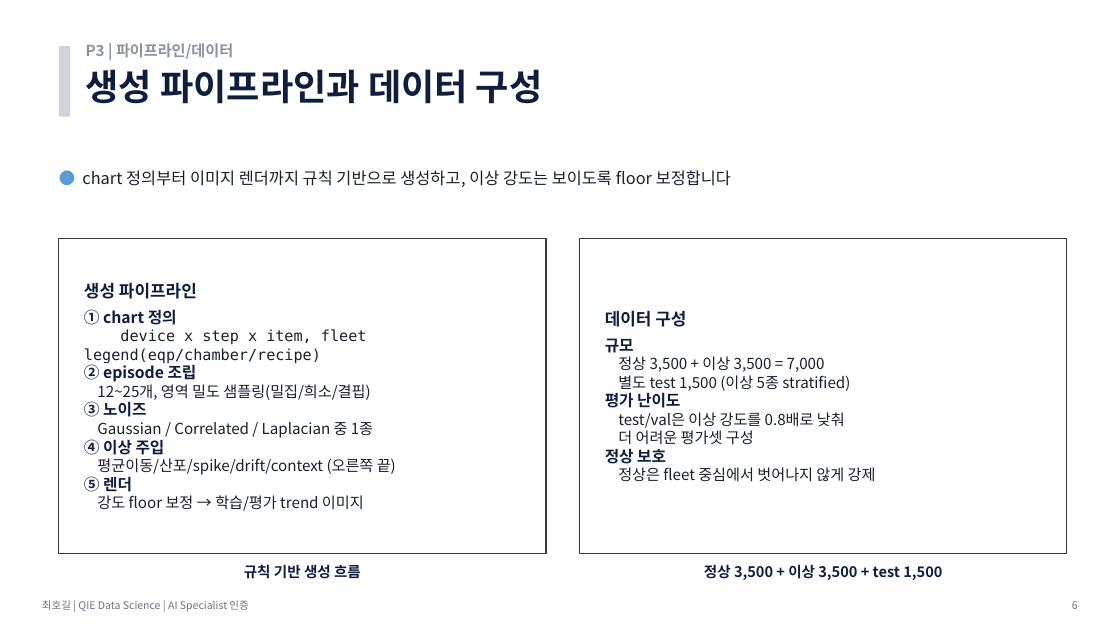
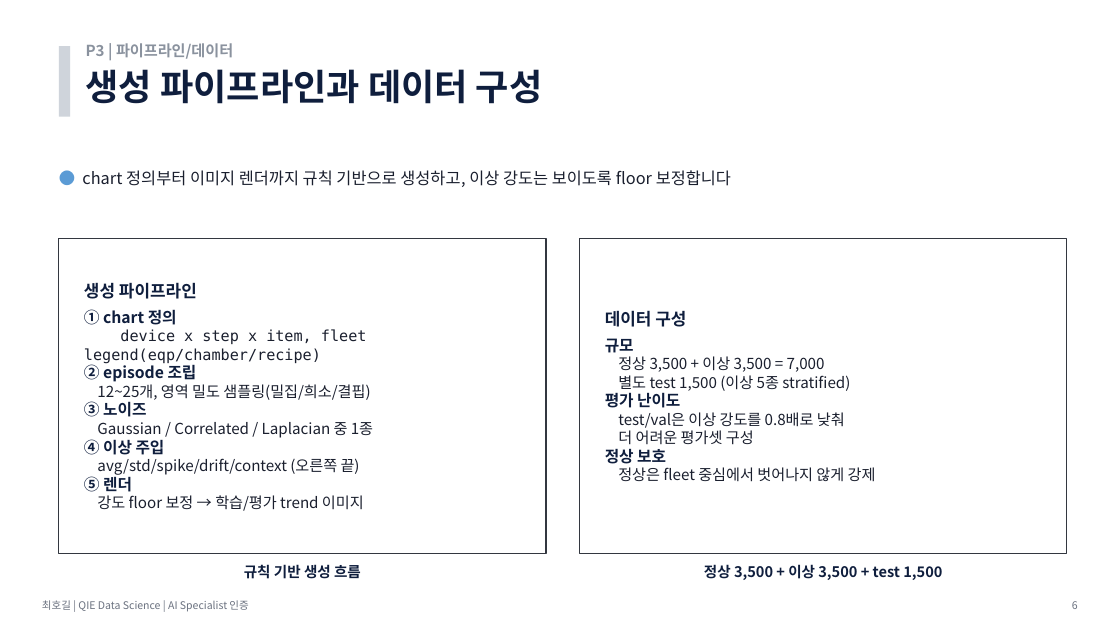
Before and after one commit to hogil/fbm_paper, a slide deck: slide 6 of recommendation/presentation/발표_P3_데이터생성_최호길.pptx. Drawn at 1120x630 pixels with LibreOffice and Linux fonts; fonts in the diff are those of the drawing. Boxes give left, top, right and bottom in pixels: in the first picture for what was removed or moved away, otherwise in the second. Text is boxed around its words. In the diff, an @@ line names an element or a change of style, - is before the commit and + after.

```diff
--- a/recommendation/presentation/발표_P3_데이터생성_최호길.pptx
+++ b/recommendation/presentation/발표_P3_데이터생성_최호길.pptx
@@ text at (97, 458, 360, 475): text changed @@
-평균이동/산포/spike/drift/context (오른쪽 끝)
+avg/std/spike/drift/context (오른쪽 끝)
```
Also in this commit, not shown: 5 other slides changed, 5 other files.
